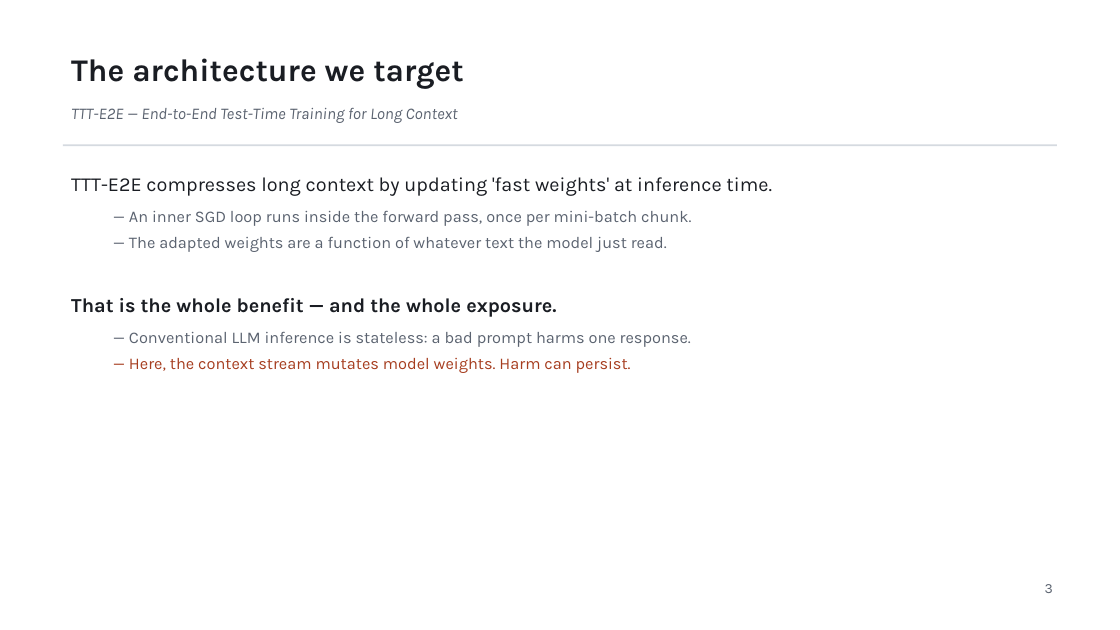
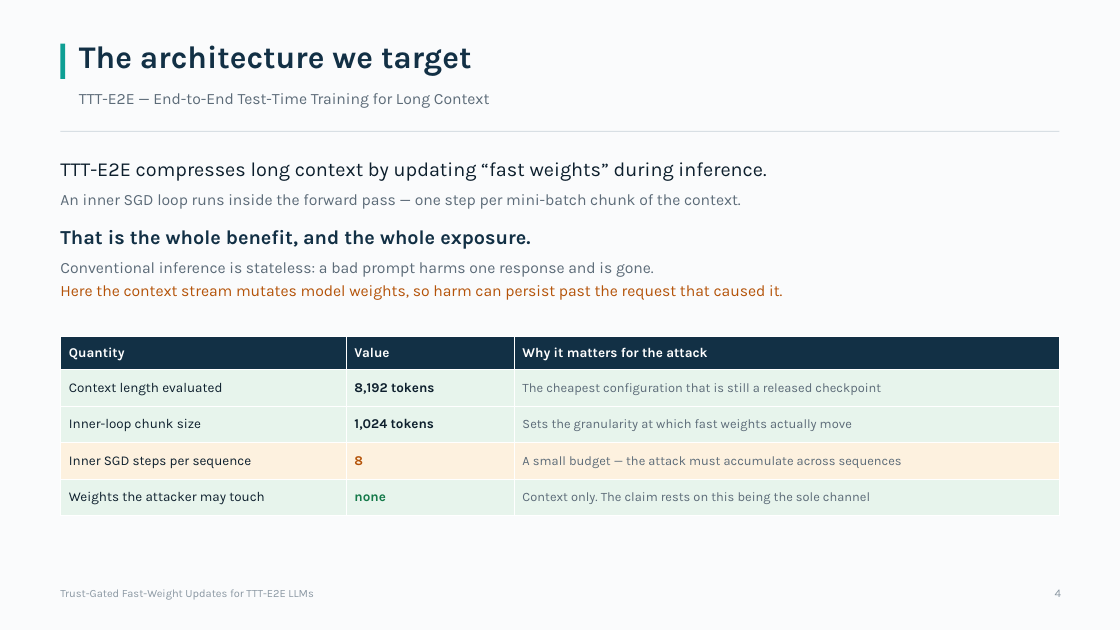
Before and after one commit to Deep-Learning-130/Trust-Gated-Fast-Weight-Updates-for-TTT-E2E-LLMs, a slide deck: slide 4 of docs/review/TrustGate_Review_2026-08-27.pptx. Drawn at 1120x630 pixels with LibreOffice and Linux fonts; fonts in the diff are those of the drawing. Boxes give left, top, right and bottom in pixels: in the first picture for what was removed or moved away, otherwise in the second. Text is boxed around its words. In the diff, an @@ line names an element or a change of style, - is before the commit and + after.

```diff
--- a/docs/review/TrustGate_Review_2026-08-27.pptx
+++ b/docs/review/TrustGate_Review_2026-08-27.pptx
@@ rectangle added at [0,0,1120,630], fill #FAFBFC @@
@@ rectangle added at [60,44,66,79], fill #0E9F94 @@
@@ text "The architecture we target": place and size @@
-text "The architecture we target" at [71,58,463,89]
+text "The architecture we target" at [79,45,471,76]
@@ text "The architecture we target" at [79,45,471,76]: text colour #1A1D23 to #123045 @@
@@ text "TTT-E2E — End-to-End Test-Time Training ...": place and size @@
-text "TTT-E2E — End-to-End Test-Time Training ..." at [71,108,458,123]
+text "TTT-E2E — End-to-End Test-Time Training ..." at [79,93,490,108]
@@ text "TTT-E2E — End-to-End Test-Time Training ..." at [79,93,490,108]: size 14 to 13.5 pt, text colour #5B6370 to #5C6B78, italic off @@
@@ rectangle: place and size @@
-rectangle at [63,145,1057,146]
+rectangle at [60,131,1060,132]
@@ rectangle at [60,131,1060,132]: fill #D5DAE0 to #D8DFE4 @@
@@ text at [60,162,782,300]: text changed; size 14 to 13.5 pt; text colour #5B6370 to #5C6B78 @@
-TTT-E2E compresses long context by updating 'fast weights' at inference time.
-  — An inner SGD loop runs inside the forward pass, once per mini-batch chunk.
-  — The adapted weights are a function of whatever text the model just read.
-That is the whole benefit — and the whole exposure.
-  — Conventional LLM inference is stateless: a bad prompt harms one response.
-  — Here, the context stream mutates model weights. Harm can persist.
+TTT-E2E compresses long context by updating “fast weights” during inference.
+An inner SGD loop runs inside the forward pass — one step per mini-batch chunk of the context.
+That is the whole benefit, and the whole exposure.
+Conventional inference is stateless: a bad prompt harms one response and is gone.
+Here the context stream mutates model weights, so harm can persist past the request that caused it.
@@ table added at [60,336,1060,516], 5 rows, 3 columns @@
+Quantity | Value | Why it matters for the attack
+Context length evaluated | 8,192 tokens | The cheapest configuration that is still a released checkpoint
+Inner-loop chunk size | 1,024 tokens | Sets the granularity at which fast weights actually move
+Inner SGD steps per sequence | 8 | A small budget — the attack must accumulate across sequences
+Weights the attacker may touch | none | Context only. The claim rests on this being the sole channel
@@ text added at [60,589,313,600], 9.5 pt, text #8A97A2 @@
+Trust-Gated Fast-Weight Updates for TTT-E2E LLMs
@@ text removed at [1045,584,1053,593] @@
-3
@@ text added at [1055,590,1062,597], 10 pt, text #8A97A2 @@
+4
```
Also in this commit, not shown: 9 other slides changed, 8 slides added, 10 slides removed, 1 other file.
